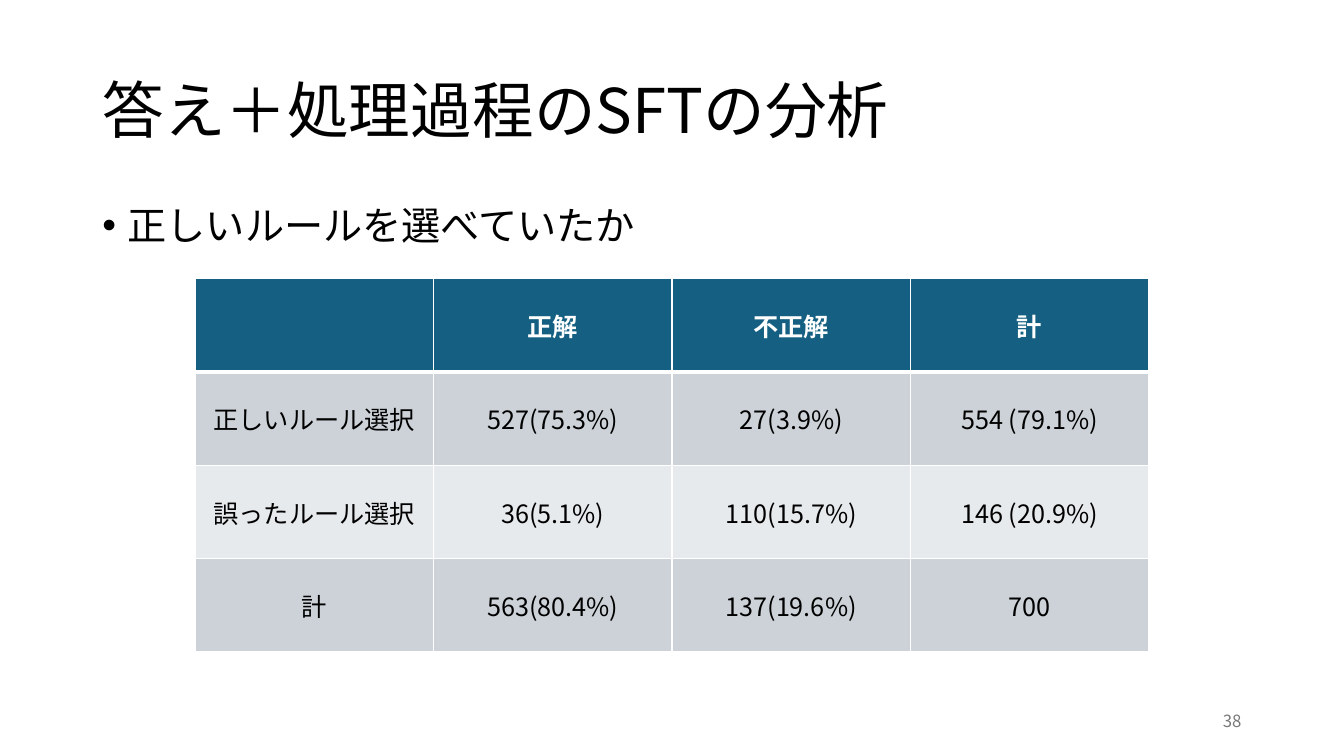
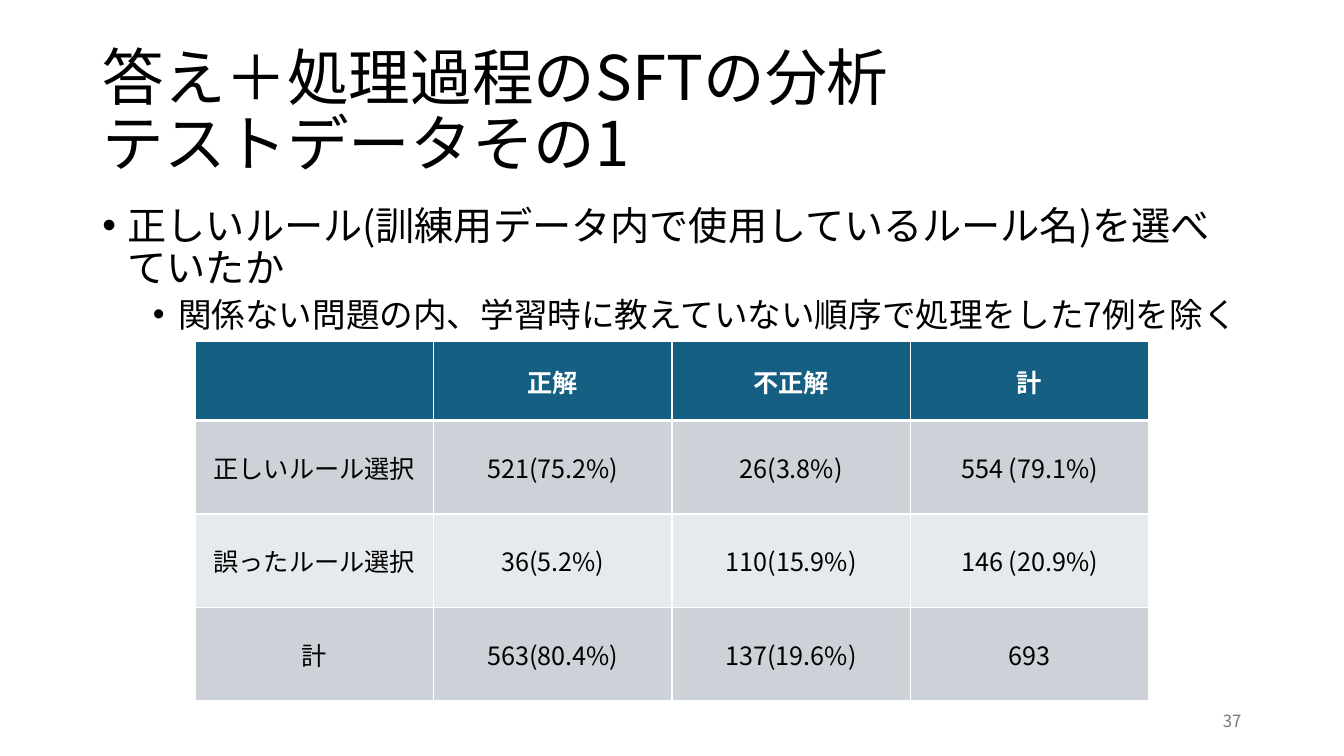
Before and after one commit to rollotea/array-task, a slide deck: slide 37 of 生成AIの追加学習による問題.pptx (slide 38 before the commit). Drawn at 1344x756 pixels with LibreOffice and Linux fonts; fonts in the diff are those of the drawing. Boxes give left, top, right and bottom in pixels: in the first picture for what was removed or moved away, otherwise in the second. Text is boxed around its words. In the diff, an @@ line names an element or a change of style, - is before the commit and + after.

```diff
--- a/生成AIの追加学習による問題.pptx
+++ b/生成AIの追加学習による問題.pptx
@@ title at [102, 47, 888, 170]: text changed @@
-答え＋処理過程のSFTの分析
+答え＋処理過程のSFTの分析
+テストデータその1
@@ text at [128, 206, 1237, 330]: text changed @@
-• 正しいルールを選べていたか
+• 正しいルール(訓練用データ内で使用しているルール名)を選べていたか
+  • 関係ない問題の内、学習時に教えていない順序で処理をした7例を除く
@@ table at [196, 342, 1151, 701] @@
-row 2, column 2: 527(75.3%)
+row 2, column 2: 521(75.2%)
-row 2, column 3: 27(3.9%)
+row 2, column 3: 26(3.8%)
-row 3, column 2: 36(5.1%)
+row 3, column 2: 36(5.2%)
-row 3, column 3: 110(15.7%)
+row 3, column 3: 110(15.9%)
-row 4, column 4: 700
+row 4, column 4: 693
@@ table: place and size @@
-table at [196, 279, 1151, 652]
+table at [196, 342, 1151, 701]
@@ page number at [1223, 714, 1242, 727]: text changed @@
-38
+37
```
Also in this commit, not shown: 14 other slides changed, 1 slide added, 1 slide removed, 4 other files.
